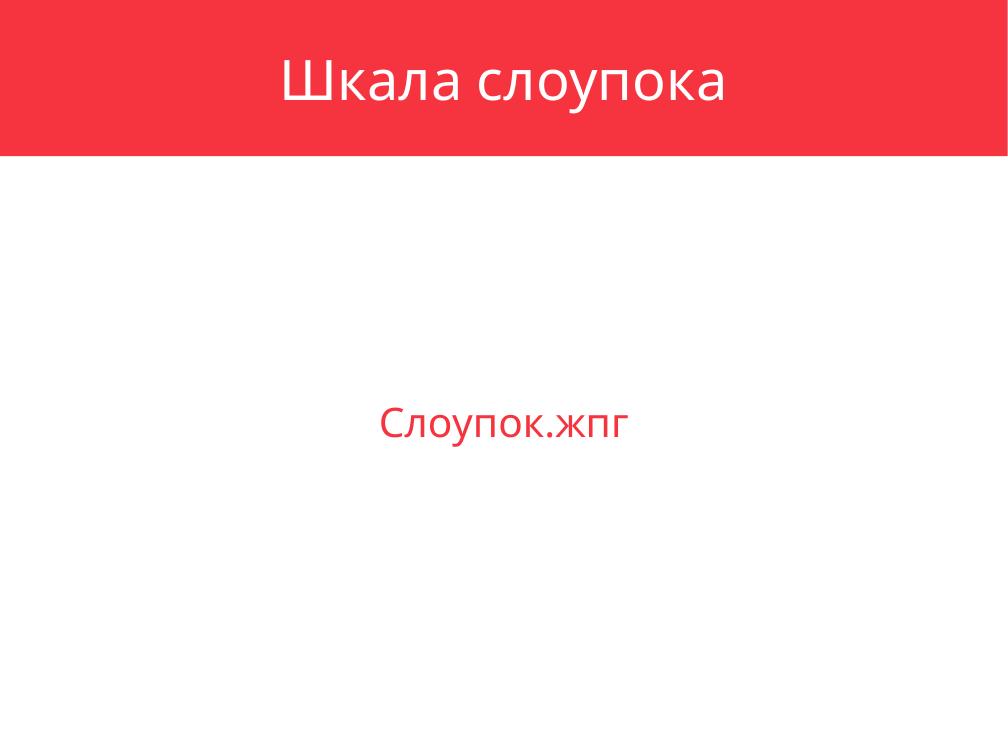
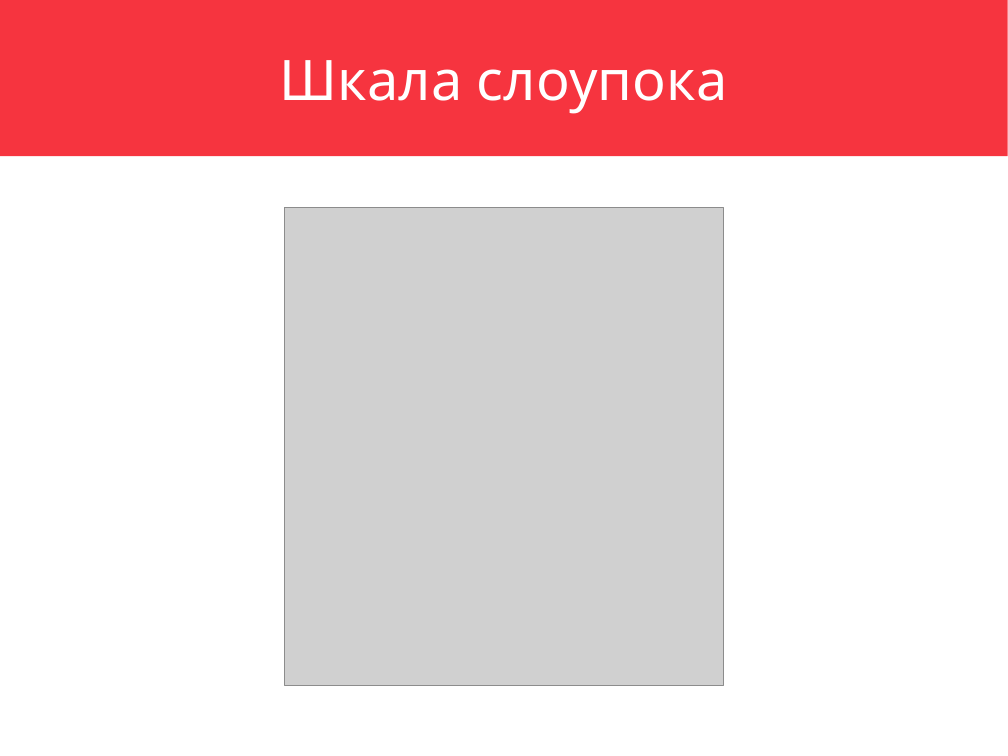
Before and after one commit to ayte-io/slides, a slide deck: slide 23 of src/etki/2018/12/elasticsearch-inside-out/elasticsearch-inside-out.pptx (slide 22 before the commit). Drawn at 1008x756 pixels with LibreOffice and Linux fonts; fonts in the diff are those of the drawing; grey boxes stand for pictures. Boxes give left, top, right and bottom in pixels: in the first picture for what was removed or moved away, otherwise in the second. Text is boxed around its words. In the diff, an @@ line names an element or a change of style, - is before the commit and + after.

```diff
--- a/src/etki/2018/12/elasticsearch-inside-out/elasticsearch-inside-out.pptx
+++ b/src/etki/2018/12/elasticsearch-inside-out/elasticsearch-inside-out.pptx
@@ picture added at (x1=285, y1=208, x2=724, y2=686) @@
@@ text removed at (x1=379, y1=407, x2=629, y2=447) @@
-Слоупок.жпг
```
Also in this commit, not shown: 15 other slides changed, 15 slides added, 6 slides removed, 22 other files.
